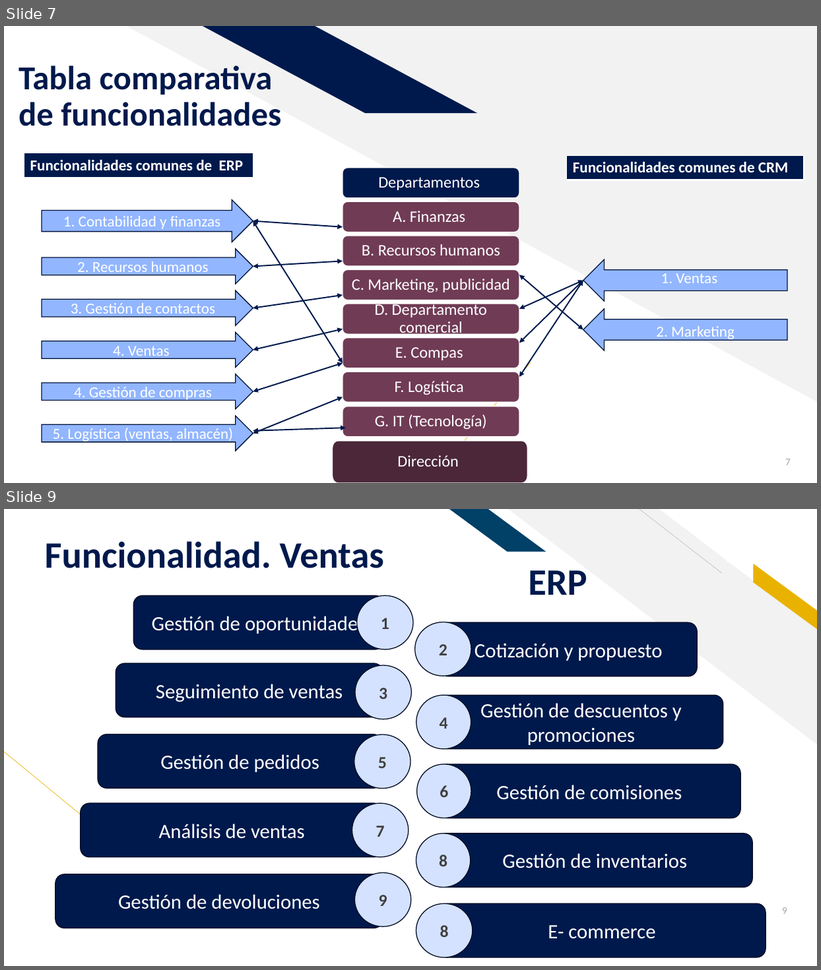
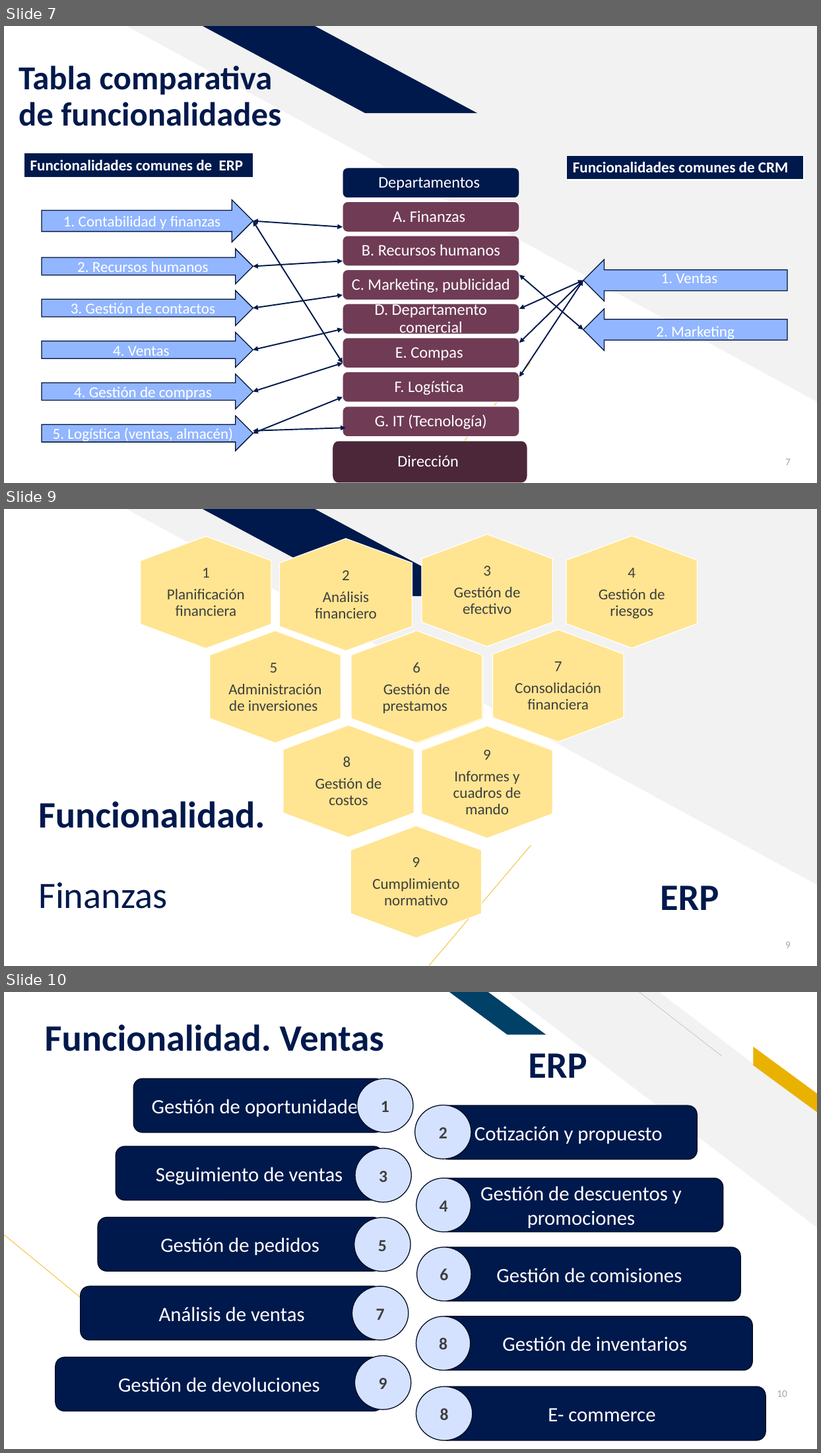
Before and after one commit to MDGomezM/CRMyERP.github.io, a slide deck: ProyectoCRMyERP/presentacion.pptx. Shown one above the other, each under a label of ours: slides 7 and 9 before the commit, slides 7, 9 and 10 after it; the slides between them are not shown. The pictures are 821x970 and 821x1453 pixels, drawn with LibreOffice and Linux fonts; fonts in the diff are those of the drawing. Boxes give left, top, right and bottom in pixels: in the first picture for what was removed or moved away, otherwise in the second. Text is boxed around its words. In the diff, an @@ line names an element or a change of style, - is before the commit and + after.

```diff
--- a/ProyectoCRMyERP/presentacion.pptx
+++ b/ProyectoCRMyERP/presentacion.pptx
@@ slide 9 added at [4, 509, 817, 966], background #FFFFFF; not listed: 3 template elements that a slide beside it also shows @@
@@ title added at [38, 801, 265, 909], 44 pt, text #00194C, bold @@
+Funcionalidad.
+Finanzas
@@ group added at [141, 534, 698, 939]: 12 freeform shapes @@
+4
+Gestión de riesgos
+3
+Gestión de efectivo
+2
+Análisis financiero
+7
+Consolidación financiera
+1
+Planificación financiera
+6
+Gestión de prestamos
+5
+Administración de inversiones
+8
+Gestión de costos
+9
+Informes y cuadros de mando
+9
+Cumplimiento normativo
@@ text added at [660, 886, 719, 910], 44 pt, text #00194C, bold @@
+ERP
@@ page number added at [785, 942, 791, 949], 12 pt, text #A5A5A5 @@
+9
@@ what was slide 9 is now slide 10 @@
@@ page number at [777, 1391, 787, 1397]: text changed @@
-9
+10
```
Also in this commit, not shown: 4 slides changed, 3 other files.
